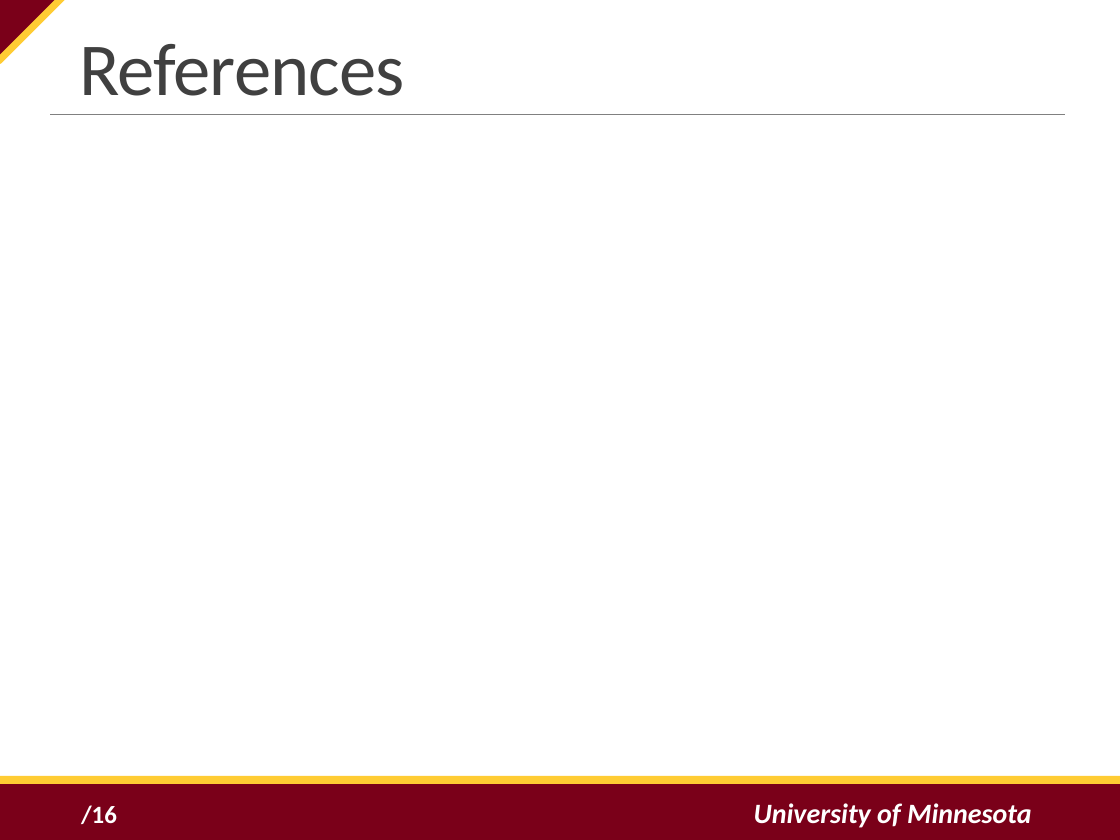
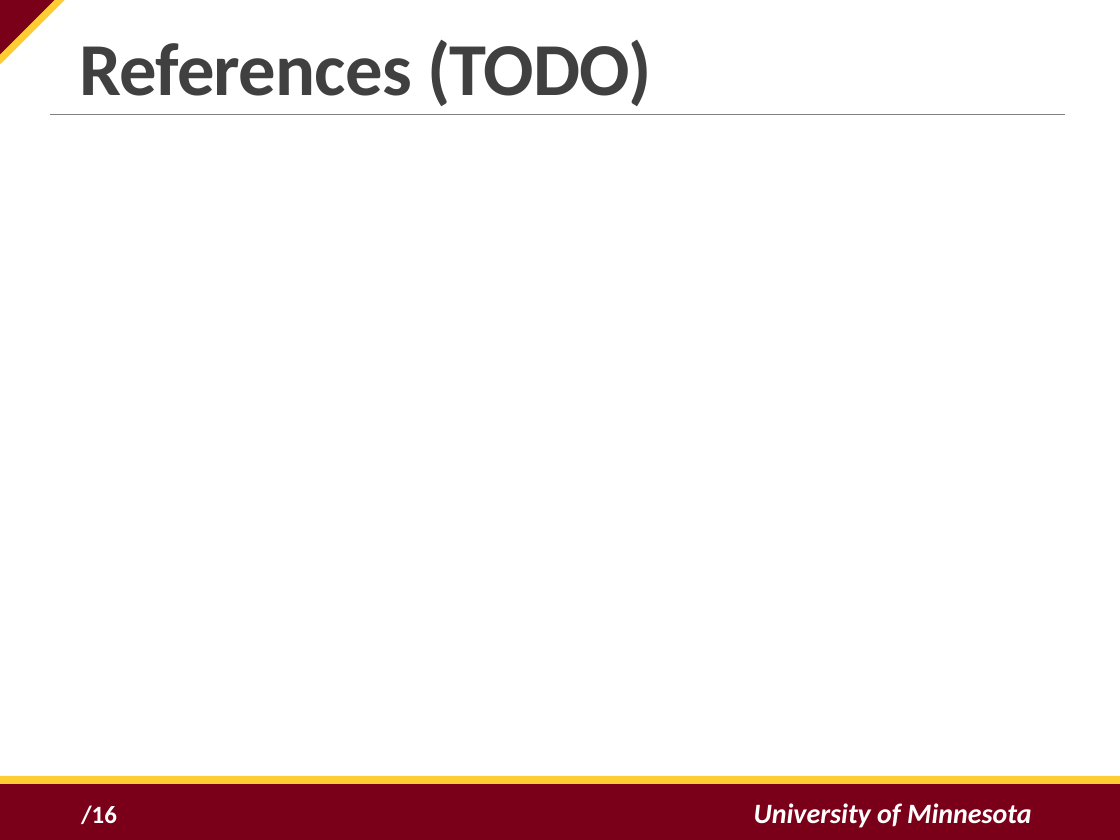
Before and after one commit to tj-byun/link-prefetching-website-fingerprinting-defense, a slide deck: slide 22 of final_presentation.pptx (slide 18 before the commit). Drawn at 1120x840 pixels with LibreOffice and Linux fonts; fonts in the diff are those of the drawing; background and template pictures are left out. Boxes give left, top, right and bottom in pixels: in the first picture for what was removed or moved away, otherwise in the second. Text is boxed around its words. In the diff, an @@ line names an element or a change of style, - is before the commit and + after.

```diff
--- a/final_presentation.pptx
+++ b/final_presentation.pptx
@@ title at (79, 40, 651, 106): text changed; bold on @@
-References
+References (TODO)
```
Also in this commit, not shown: 5 other slides changed, 4 slides added, 1 other file.
